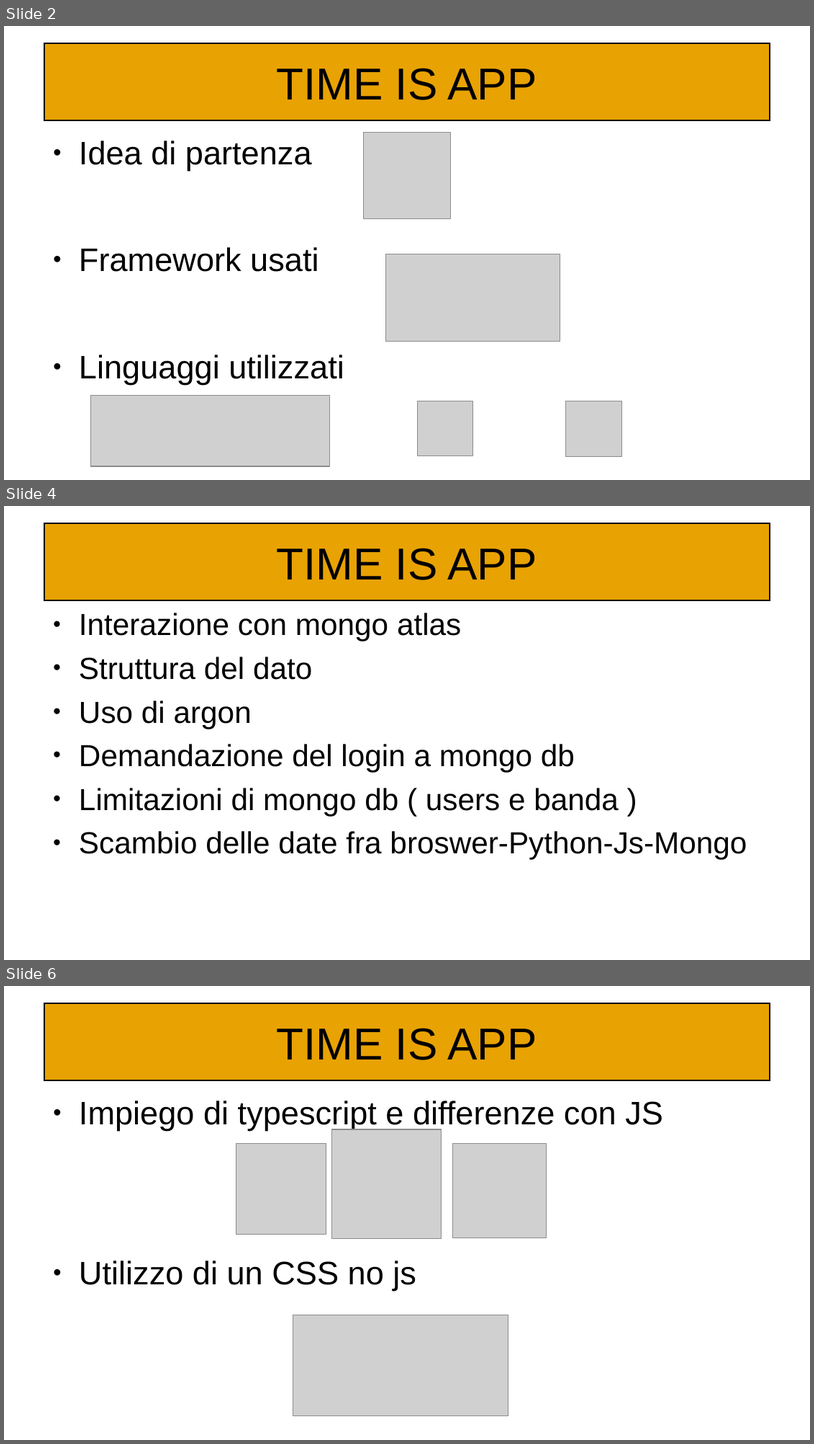
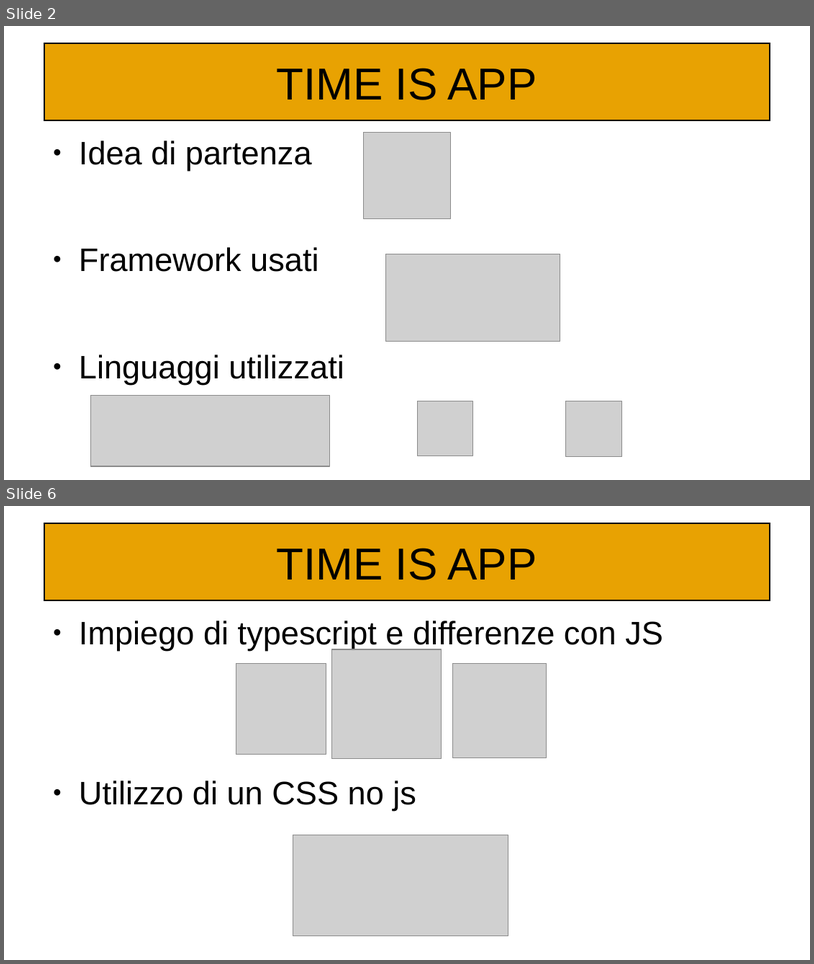
Before and after one commit to Kilne/Progetto_TecWeb, a slide deck: Relazioni/Maiuri.odp. Shown one above the other, each under a label of ours: slides 2, 4 and 6 before the commit, slides 2 and 6 after it; the slides between them are not shown. The pictures are 814x1444 and 814x964 pixels, drawn with LibreOffice and Linux fonts; fonts in the diff are those of the drawing; grey boxes stand for pictures. Boxes give left, top, right and bottom in pixels: in the first picture for what was removed or moved away, otherwise in the second. Text is boxed around its words. In the diff, an @@ line names an element or a change of style, - is before the commit and + after.

```diff
--- a/Relazioni/Maiuri.odp
+++ b/Relazioni/Maiuri.odp
@@ slide 4 removed at bbox=[4, 506, 810, 960], background #FFFFFF @@
@@ title removed at bbox=[44, 523, 770, 601] @@
-TIME IS APP
@@ text removed at bbox=[79, 613, 747, 860] @@
-● Interazione con mongo atlas
-● Struttura del dato
-● Uso di argon
-● Demandazione del login a mongo db
-● Limitazioni di mongo db ( users e banda )
-● Scambio delle date fra broswer-Python-Js-Mongo
```
Also in this commit, not shown: 6 slides changed, 1 slide added.
